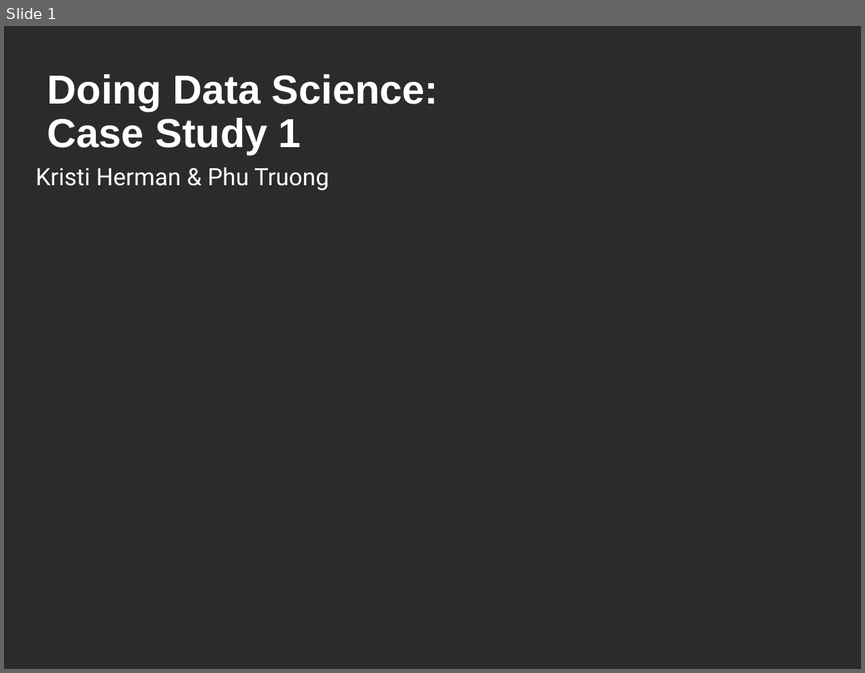
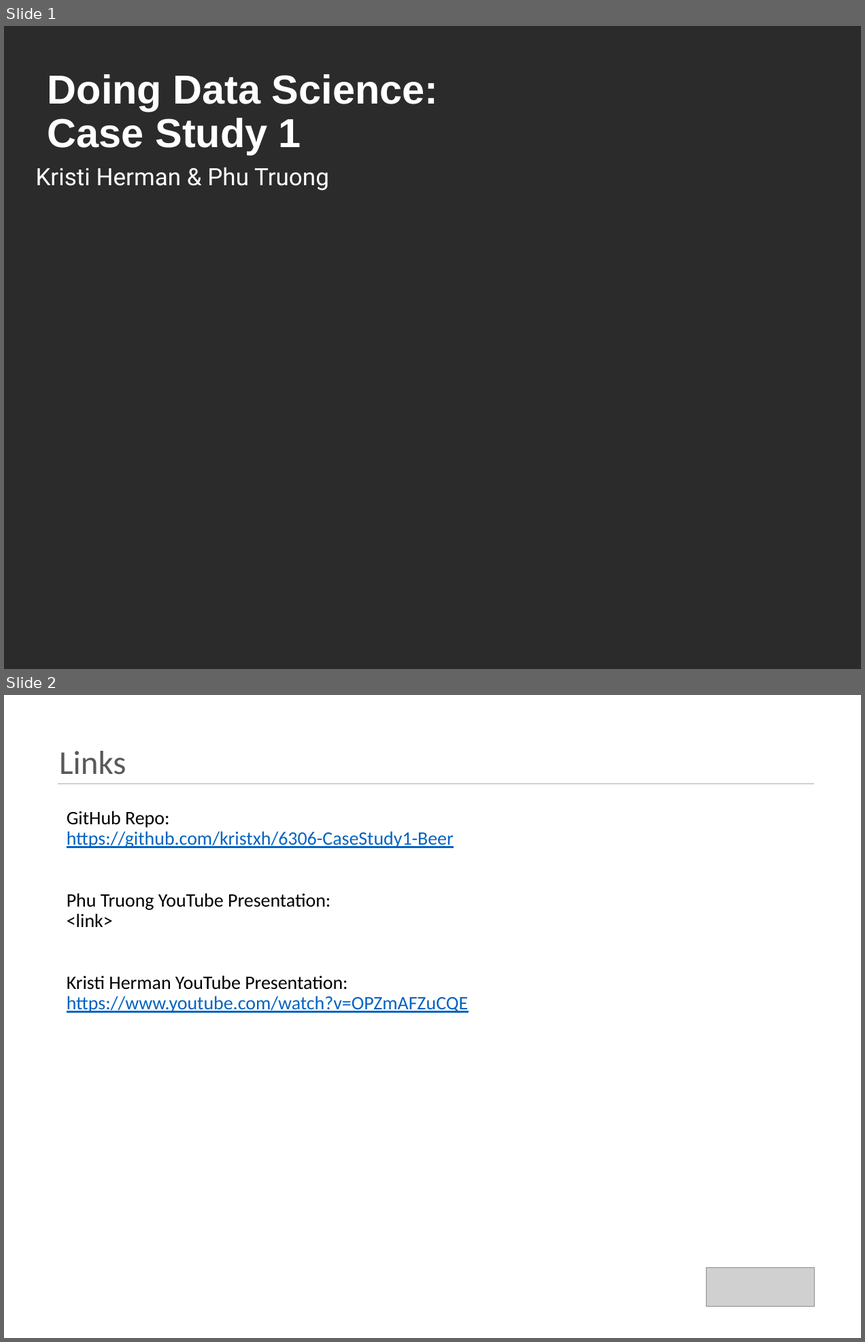
Before and after one commit to kristxh/6306-CaseStudy1-Beer, a slide deck: case_study_1_budweiser.pptx. Shown one above the other, each under a label of ours: slide 1 before the commit, slides 1 and 2 after it. The pictures are 865x673 and 865x1342 pixels, drawn with LibreOffice and Linux fonts; fonts in the diff are those of the drawing; grey boxes stand for pictures; background and template pictures are left out; a plain dark background stands for a picture behind light text. Boxes give left, top, right and bottom in pixels: in the first picture for what was removed or moved away, otherwise in the second. Text is boxed around its words. In the diff, an @@ line names an element or a change of style, - is before the commit and + after.

Commit message:
Updating ppt with KH's YouTube link

```diff
--- a/case_study_1_budweiser.pptx
+++ b/case_study_1_budweiser.pptx
@@ slide 2 added at (4,695,861,1338), background #FFFFFF @@
@@ title added at (59,751,126,775), 28 pt, text #595959 @@
+Links
@@ line added from (58, 783) to (815, 783), #AFABAB 0.5 pt @@
@@ text added at (67,811,468,1013), 16 pt, text #0563C1, underline @@
+GitHub Repo:
+https://github.com/kristxh/6306-CaseStudy1-Beer
+Phu Truong YouTube Presentation:
+<link>
+Kristi Herman YouTube Presentation:
+https://www.youtube.com/watch?v=OPZmAFZuCQE
@@ picture added at (706,1268,814,1306) @@
```
Also in this commit, not shown: 1 other slide added.
